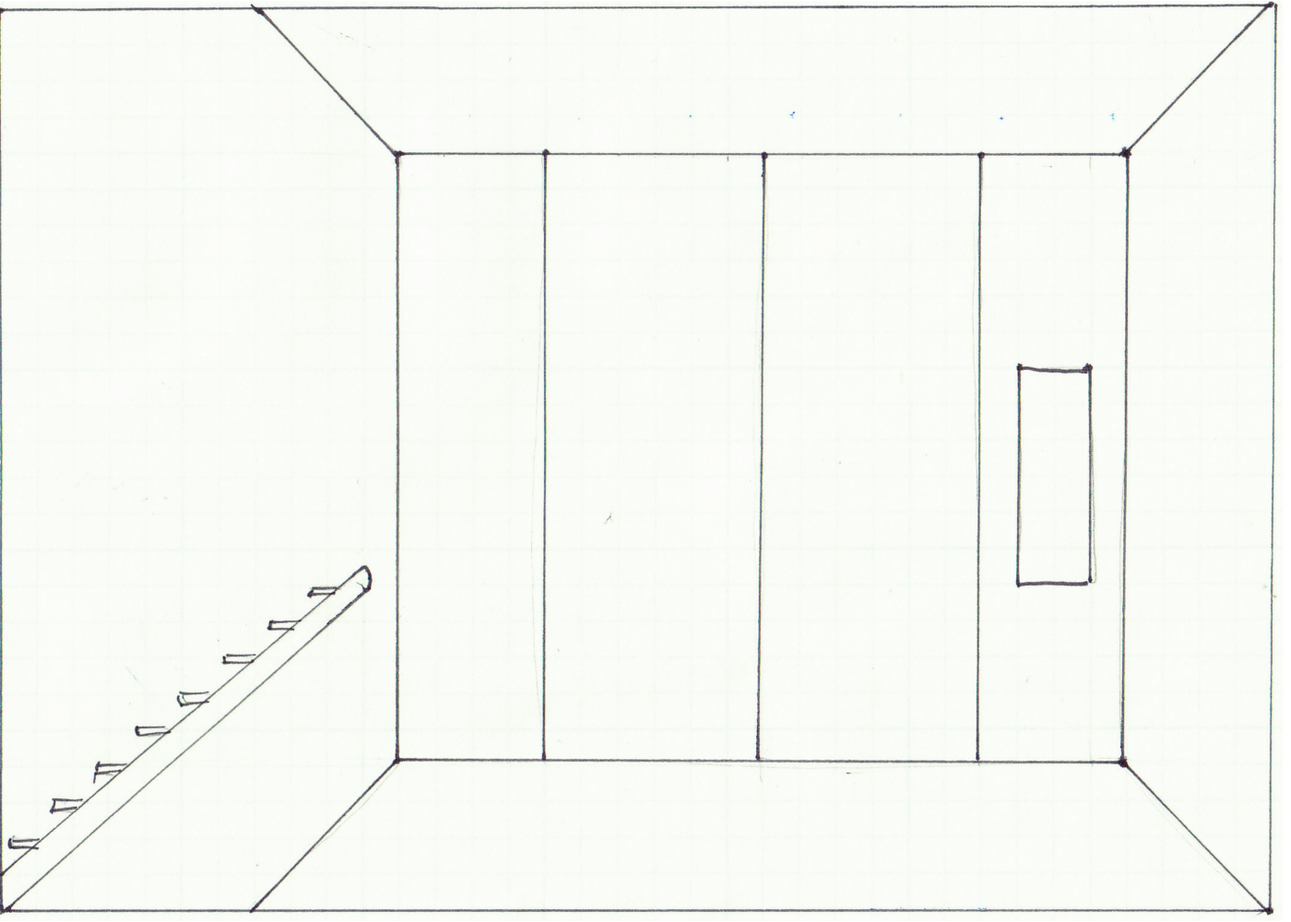
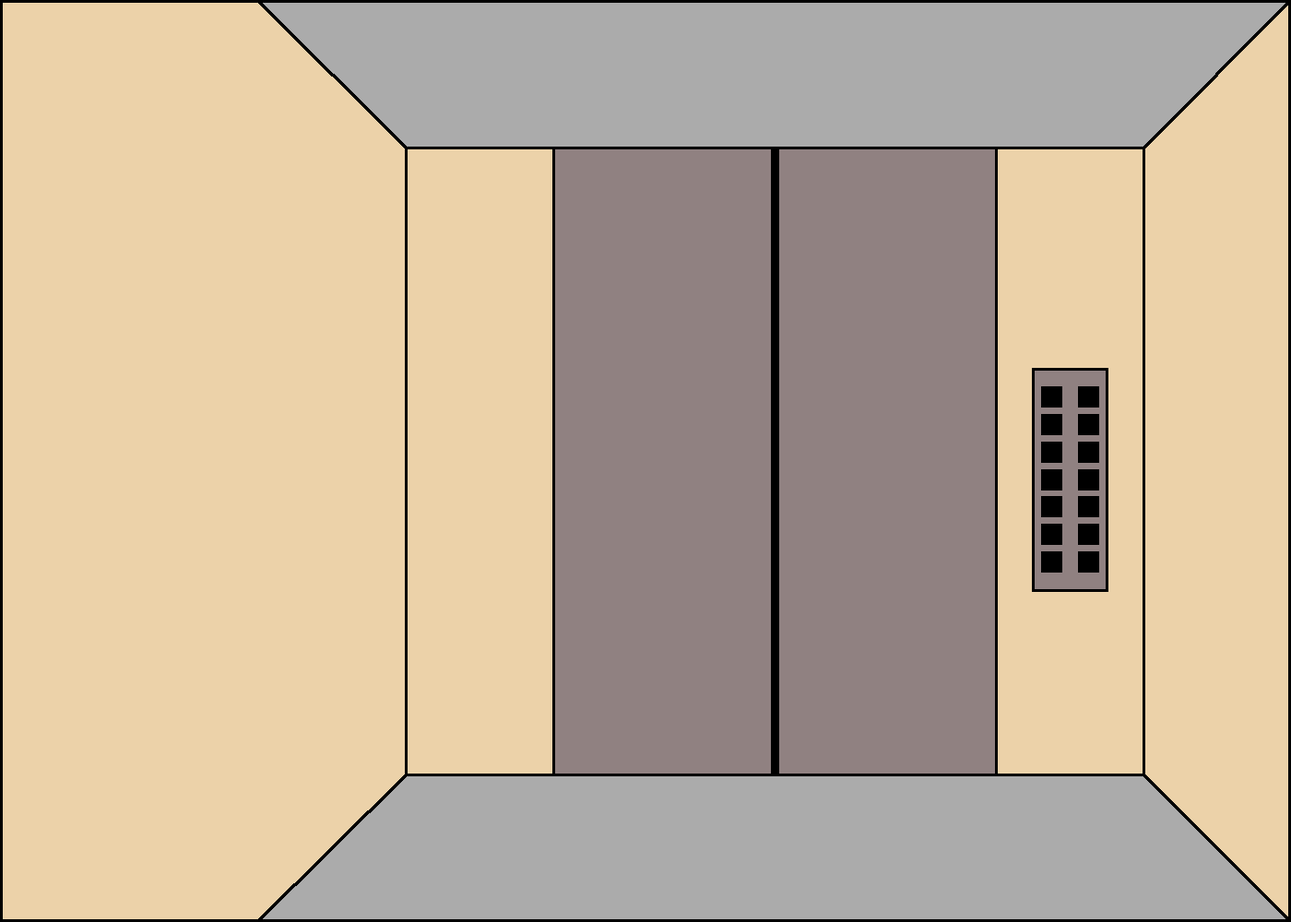
Layer changes from the first 1291×922 image to the second:
painted on "pixel art" over (x1=0, y1=0, x2=1291, y2=922)
